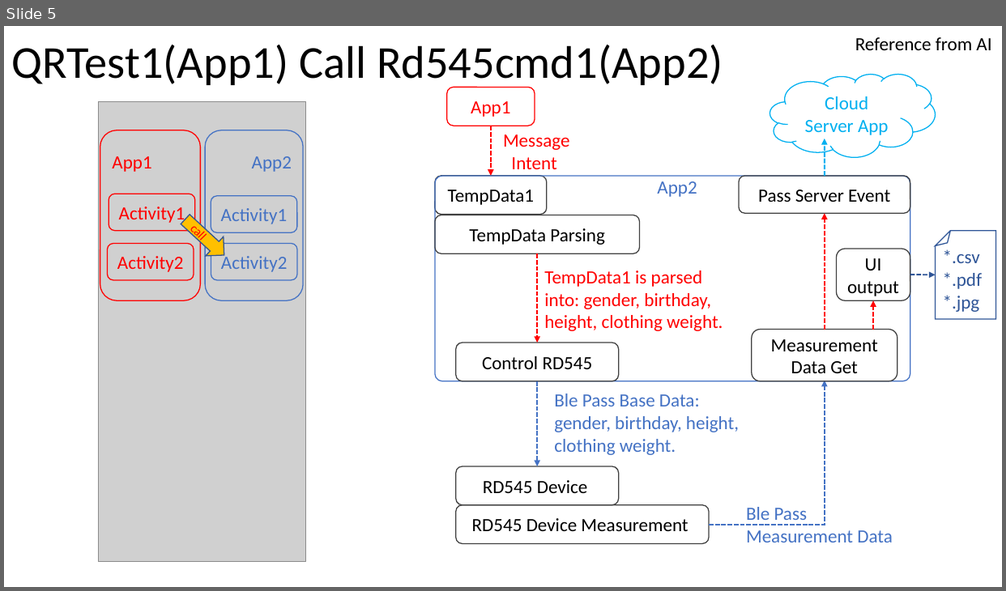
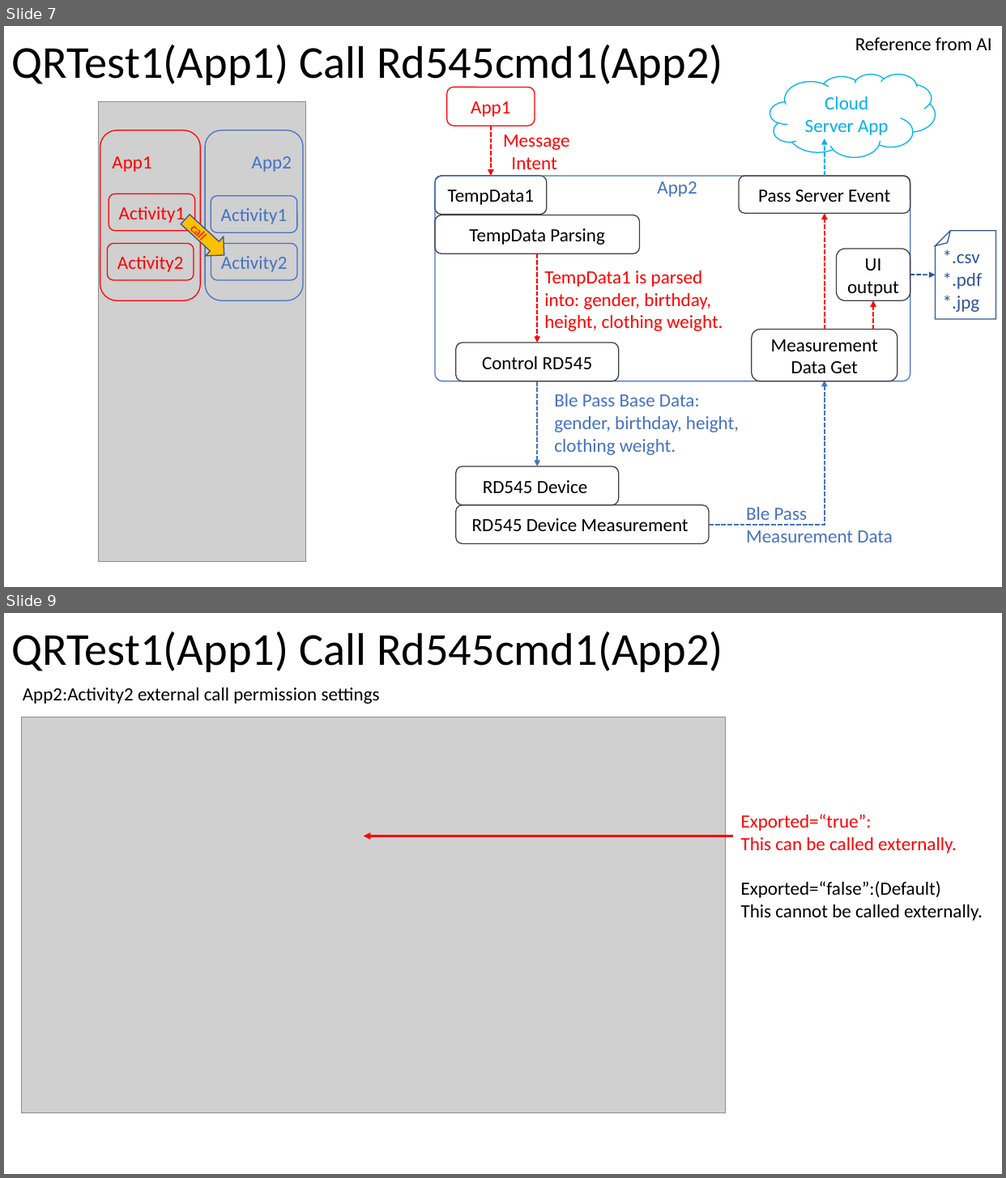
Before and after one commit to Chen-Wi-Ki/QRcode_RD545_System, a slide deck: Teach.pptx. Shown one above the other, each under a label of ours: slide 5 before the commit, slides 7 and 9 after it; the slides between them are not shown. The pictures are 1006x591 and 1006x1178 pixels, drawn with LibreOffice and Linux fonts; fonts in the diff are those of the drawing; grey boxes stand for pictures. Boxes give left, top, right and bottom in pixels: in the first picture for what was removed or moved away, otherwise in the second. Text is boxed around its words. In the diff, an @@ line names an element or a change of style, - is before the commit and + after.

```diff
--- a/Teach.pptx
+++ b/Teach.pptx
@@ slide 9 added at (4, 613, 1002, 1174), background #FFFFFF @@
@@ title added at (11, 632, 723, 672), 44 pt, text #000000 @@
+QRTest1(App1) Call Rd545cmd1(App2)
@@ text added at (23, 688, 380, 704), 18 pt, text #000000 @@
+App2:Activity2 external call permission settings
@@ picture added at (22, 717, 726, 1113) @@
@@ text added at (741, 814, 982, 921), 18 pt, text #000000 @@
+Exported=“true”:
+This can be called externally.
+Exported=“false”:(Default)
+This cannot be called externally.
@@ arrow added from (734, 836) to (364, 836), #FF0000 2.25 pt @@
@@ what was slide 5 is now slide 7 @@
```
Also in this commit, not shown: 1 slide changed, 3 other slides added, 2 other files.
